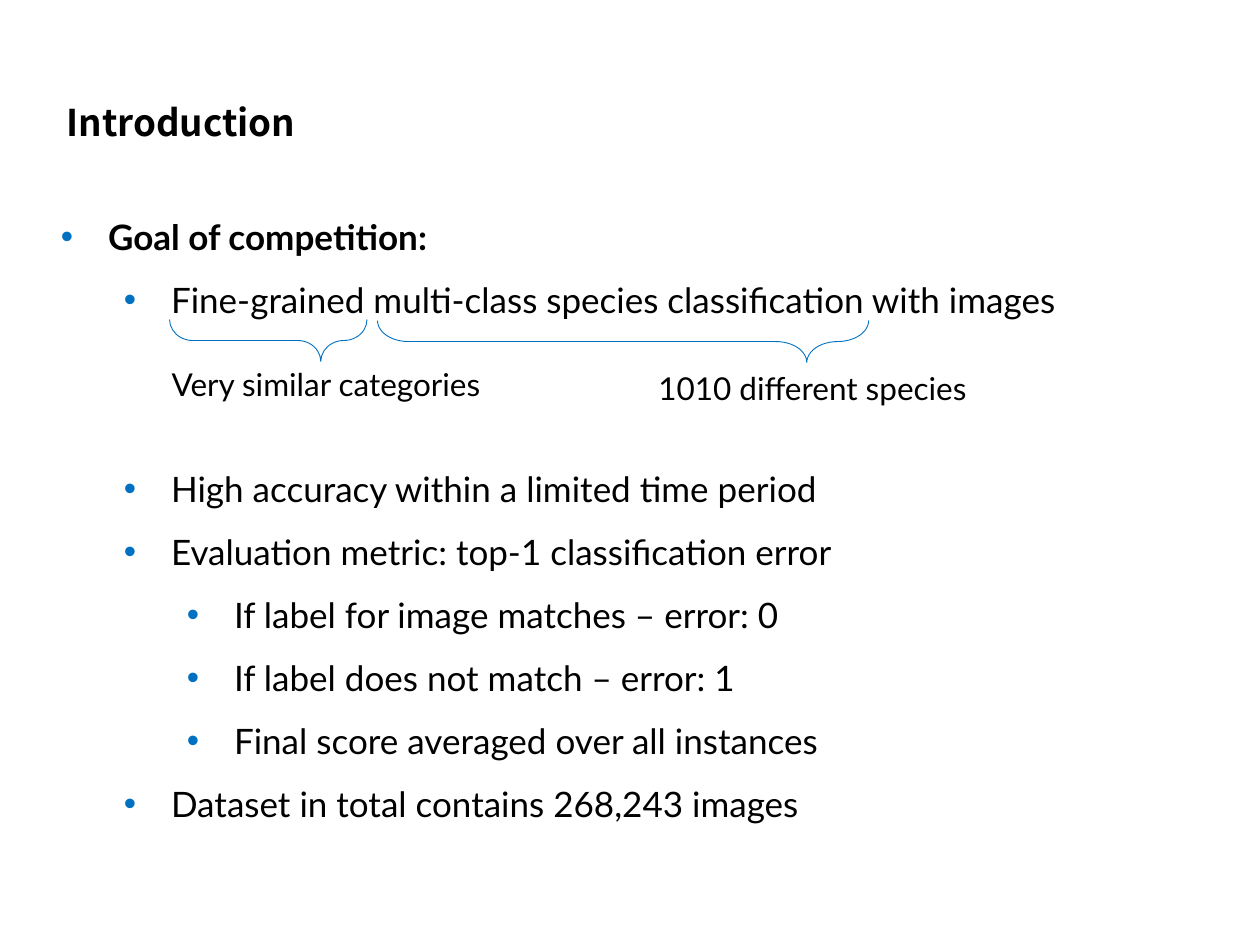
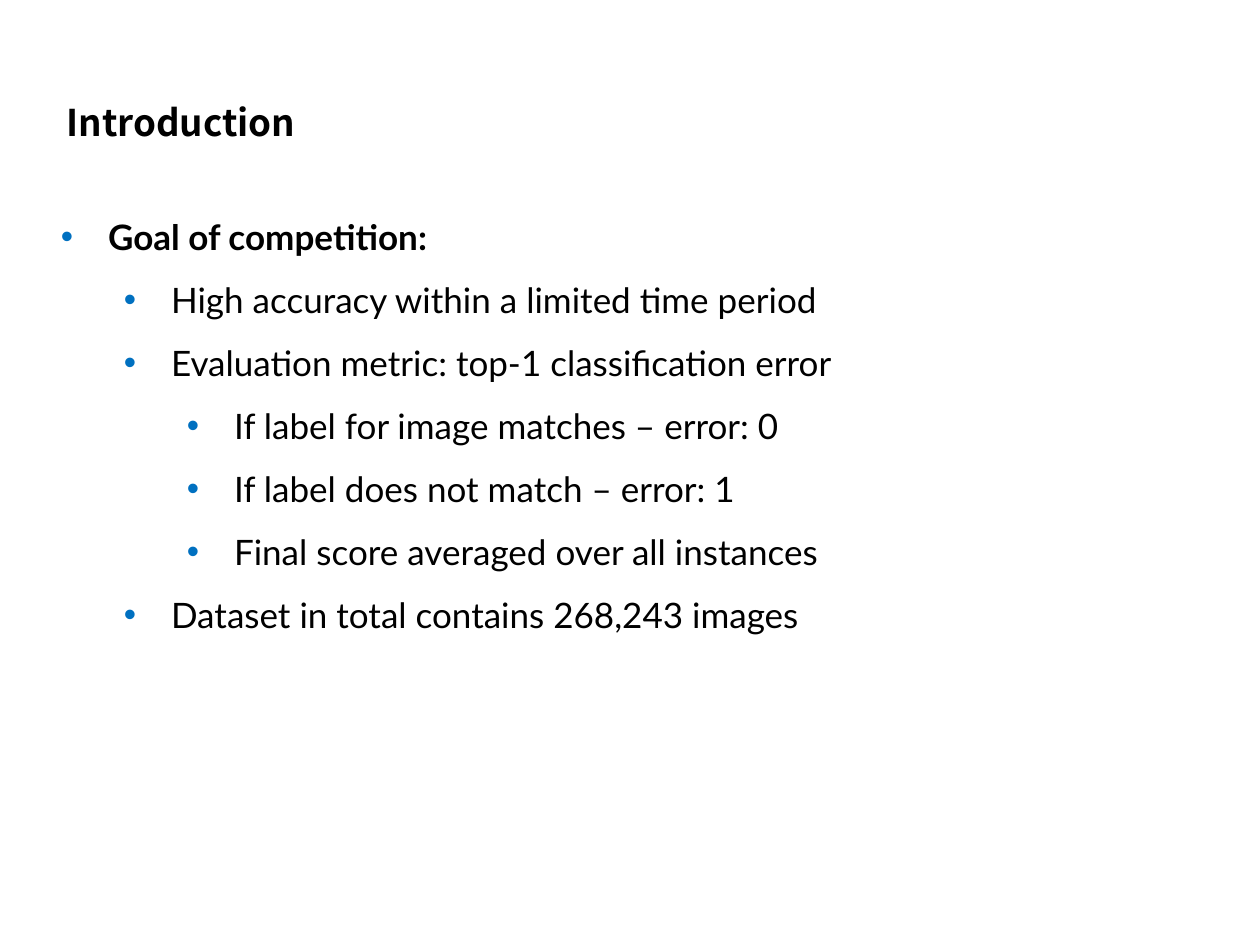
Before and after one commit to kimbold/VRDL_2019, a slide deck: slide 5 of Final project/Final_presentation.pptx (slide 4 before the commit). Drawn at 1260x945 pixels with LibreOffice and Linux fonts; fonts in the diff are those of the drawing; background and template pictures are left out. Boxes give left, top, right and bottom in pixels: in the first picture for what was removed or moved away, otherwise in the second. Text is boxed around its words. In the diff, an @@ line names an element or a change of style, - is before the commit and + after.

```diff
--- a/Final project/Final_presentation.pptx
+++ b/Final project/Final_presentation.pptx
@@ text at [171,287,1055,320]: paragraph removed @@
-  • Fine-grained multi-class species classification with images
@@ group removed at [169,320,967,406]: 2 left braces, 2 texts @@
-    Very similar categories
-    1010 different species
```
Also in this commit, not shown: 3 other slides changed, 3 slides added, 2 slides removed.
